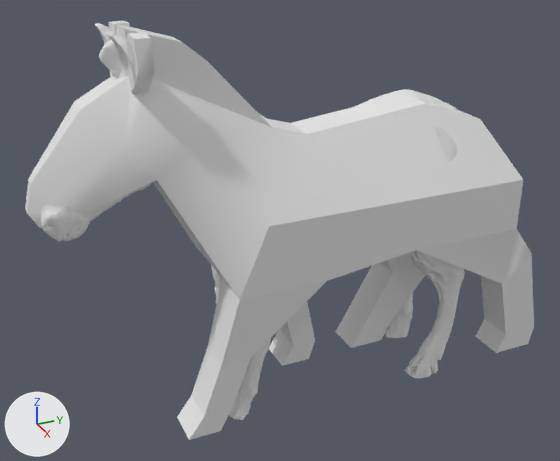
The glTF model docs/assets/model/ZebraModel_HighPoly.gltf as it was, and as the next commit left it.
Before and after are seen from a 50 mm camera at (0.721, -0.379, 0.394) aimed at (-0.046, -0.034, 0.011). Arrows for +X, +Y and +Z are at lower left; the lights stay in place. The older version comes first. Where no turn or scale is listed for an object, it has been applied to the vertices.

In view in the first picture: 'BlockyZebra', 'Mesh_0_Part_0.001'.
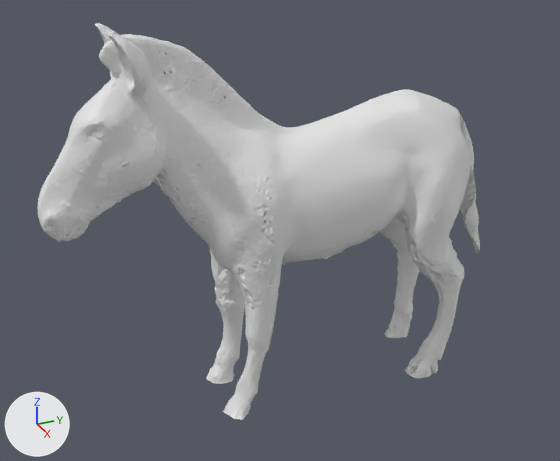
Where the change shows, as pixel boxes [x1, y1, x2, y2] in the pictures (560 x 461 px):
'BlockyZebra', deleted: before [25, 21, 534, 440]
'Mesh_0_Part_0.001', unchanged, uncovered by the edit: before [41, 23, 465, 420]; after [38, 23, 480, 420]

The change, as a list of edits to the scene's bpy script:
```text
Remove ob_blockyzebra:
    ob_blockyzebra = bpy.data.objects.new('BlockyZebra', me_mesh)
    ob_blockyzebra.location = (0.0, 0.0, 0.0)
```
